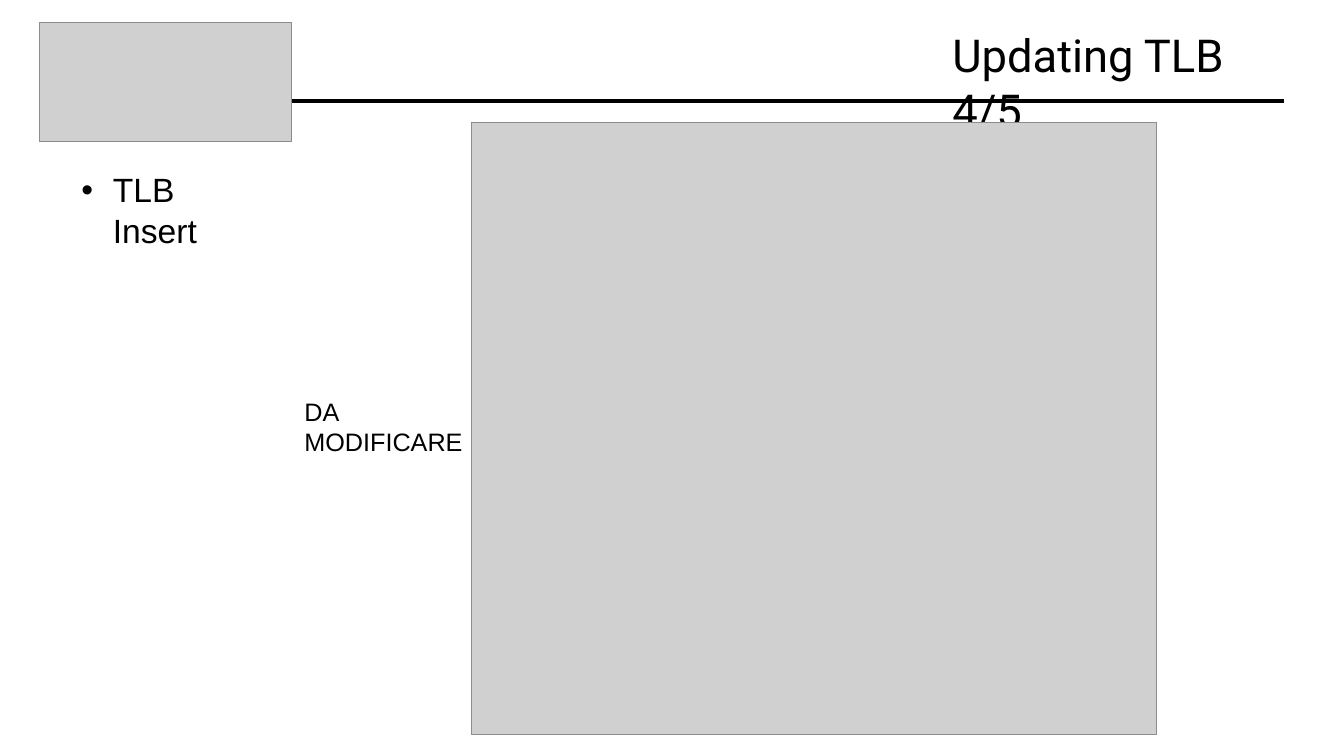
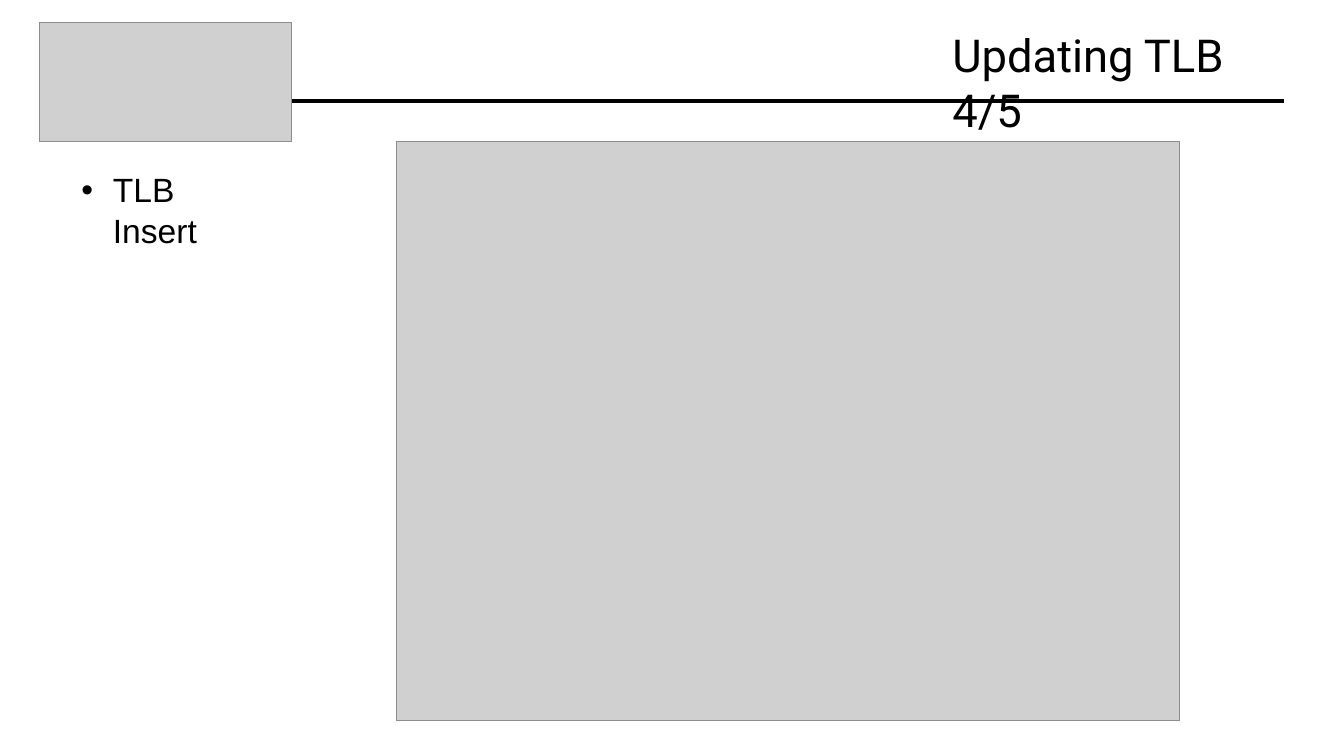
Before and after one commit to Davide619/OS161, a slide deck: slide 36 of Presentazione Progetto OS161.pptx. Drawn at 1344x756 pixels with LibreOffice and Linux fonts; fonts in the diff are those of the drawing; grey boxes stand for pictures. Boxes give left, top, right and bottom in pixels: in the first picture for what was removed or moved away, otherwise in the second. Text is boxed around its words. In the diff, an @@ line names an element or a change of style, - is before the commit and + after.

```diff
--- a/Presentazione Progetto OS161.pptx
+++ b/Presentazione Progetto OS161.pptx
@@ picture: place and size @@
-picture at [472,122,1157,735]
+picture at [397,142,1180,721]
@@ text removed at [304,403,462,452] @@
-DA MODIFICARE
```
Also in this commit, not shown: 2 other slides changed.
